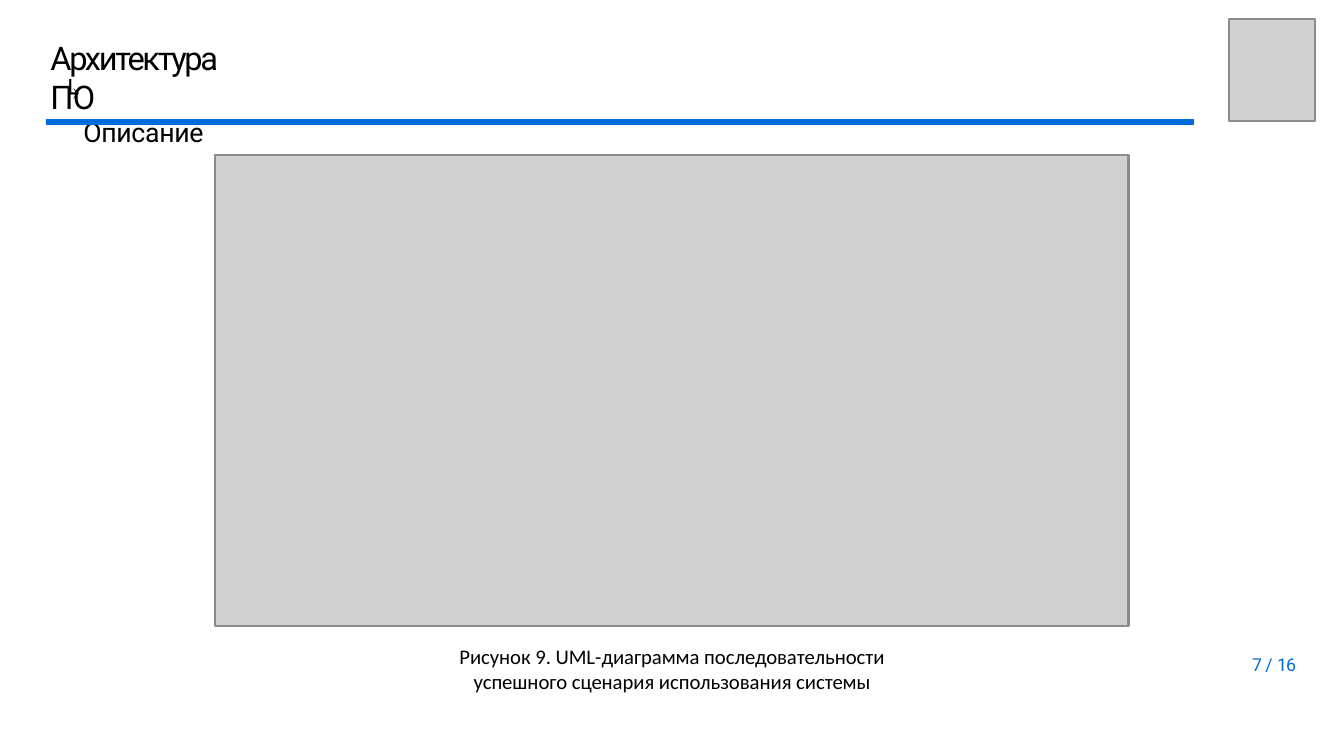
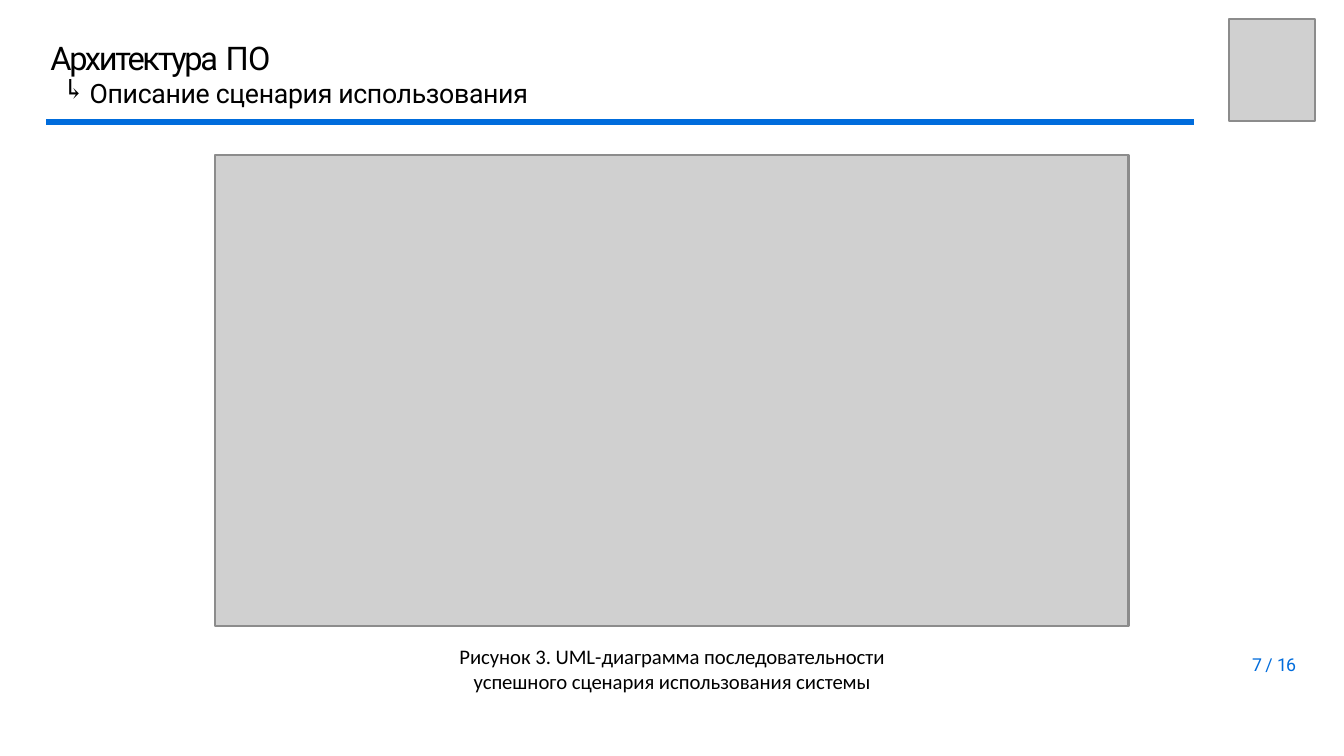
Before and after one commit to youngB0rrov/bmstu_doc, a slide deck: slide 7 of Master/Diploma/presentation/Презентация.pptx. Drawn at 1344x756 pixels with LibreOffice and Linux fonts; fonts in the diff are those of the drawing; grey boxes stand for pictures; background and template pictures are left out. Boxes give left, top, right and bottom in pixels: in the first picture for what was removed or moved away, otherwise in the second. Text is boxed around its words. In the diff, an @@ line names an element or a change of style, - is before the commit and + after.

```diff
--- a/Master/Diploma/presentation/Презентация.pptx
+++ b/Master/Diploma/presentation/Презентация.pptx
@@ title at (90,83,528,109): text changed @@
-Описание
+Описание сценария использования
@@ text at (459,650,884,668): text changed @@
-Рисунок 9. UML-диаграмма последовательности
+Рисунок 3. UML-диаграмма последовательности
```
Also in this commit, not shown: 5 other slides changed, 2 slides added, 3 slides removed, 1 other file.
